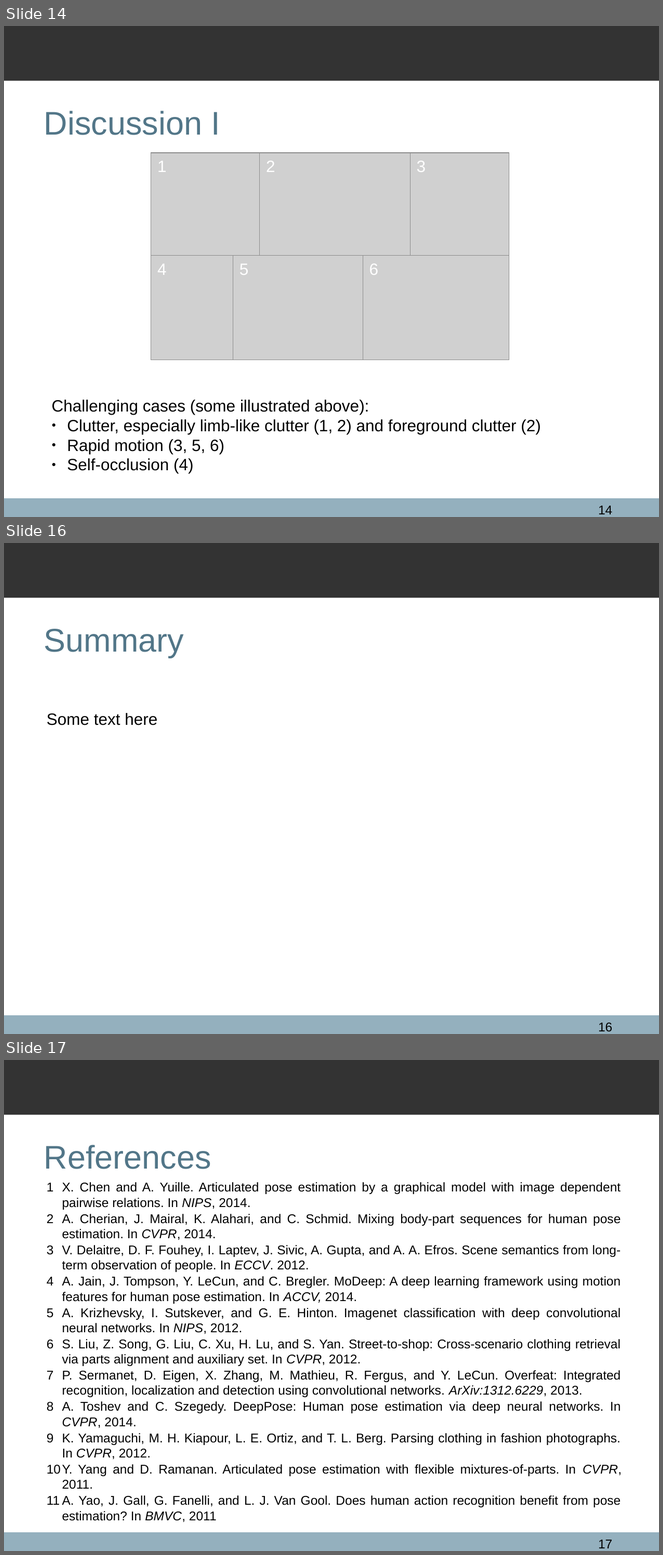
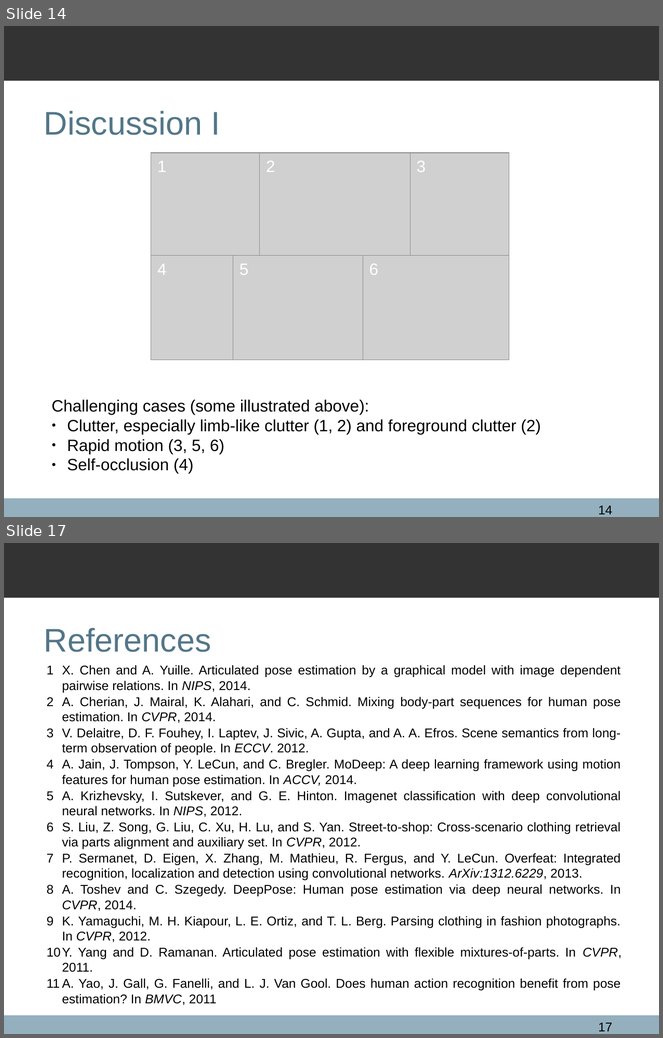
Before and after one commit to qxcv/comp2560, a slide deck: presentation/presentation.odp. Shown one above the other, each under a label of ours: slides 14, 16 and 17 before the commit, slides 14 and 17 after it; the slides between them are not shown. The pictures are 663x1555 and 663x1038 pixels, drawn with LibreOffice and Linux fonts; fonts in the diff are those of the drawing; grey boxes stand for pictures; background and template pictures are left out. Boxes give left, top, right and bottom in pixels: in the first picture for what was removed or moved away, otherwise in the second. Text is boxed around its words. In the diff, an @@ line names an element or a change of style, - is before the commit and + after.

```diff
--- a/presentation/presentation.odp
+++ b/presentation/presentation.odp
@@ slide 16 removed at (x1=4, y1=543, x2=659, y2=1034), background #FFFFFF; not listed: 2 template elements that a slide beside it also shows @@
@@ title removed at (x1=44, y1=629, x2=184, y2=657) @@
-Summary
@@ text removed at (x1=47, y1=713, x2=157, y2=726) @@
-Some text here
@@ page number removed at (x1=598, y1=1023, x2=612, y2=1032) @@
-16
```
Also in this commit, not shown: 5 slides changed, 1 slide added.
